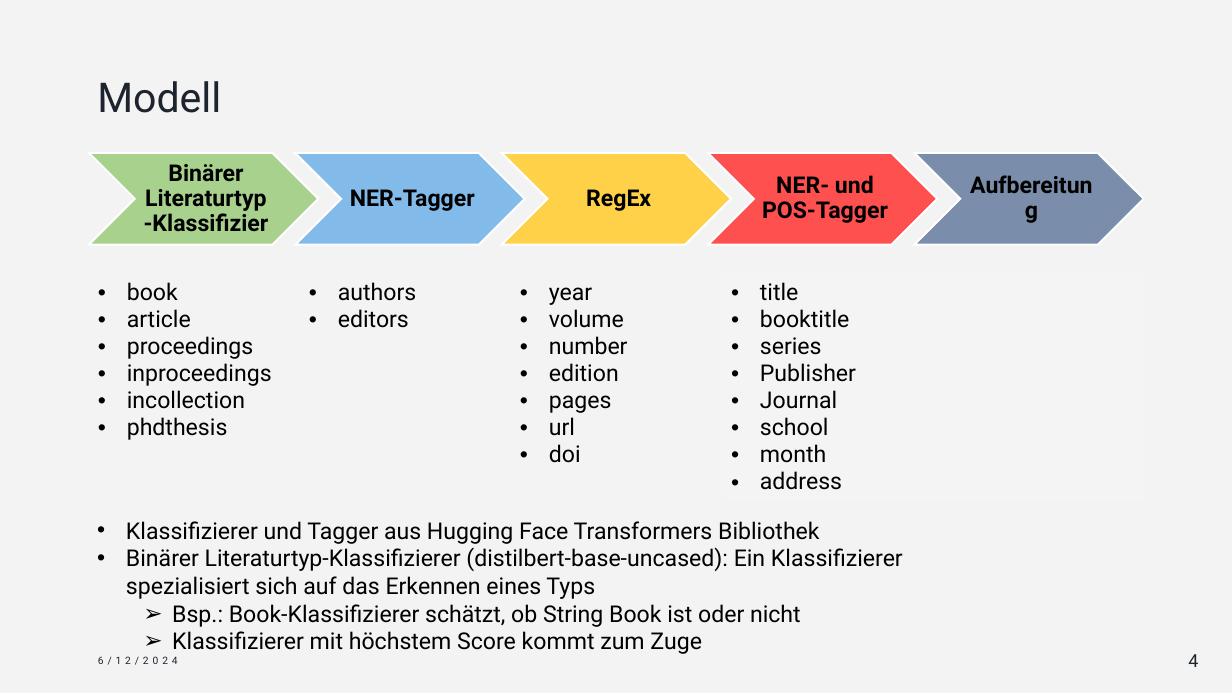
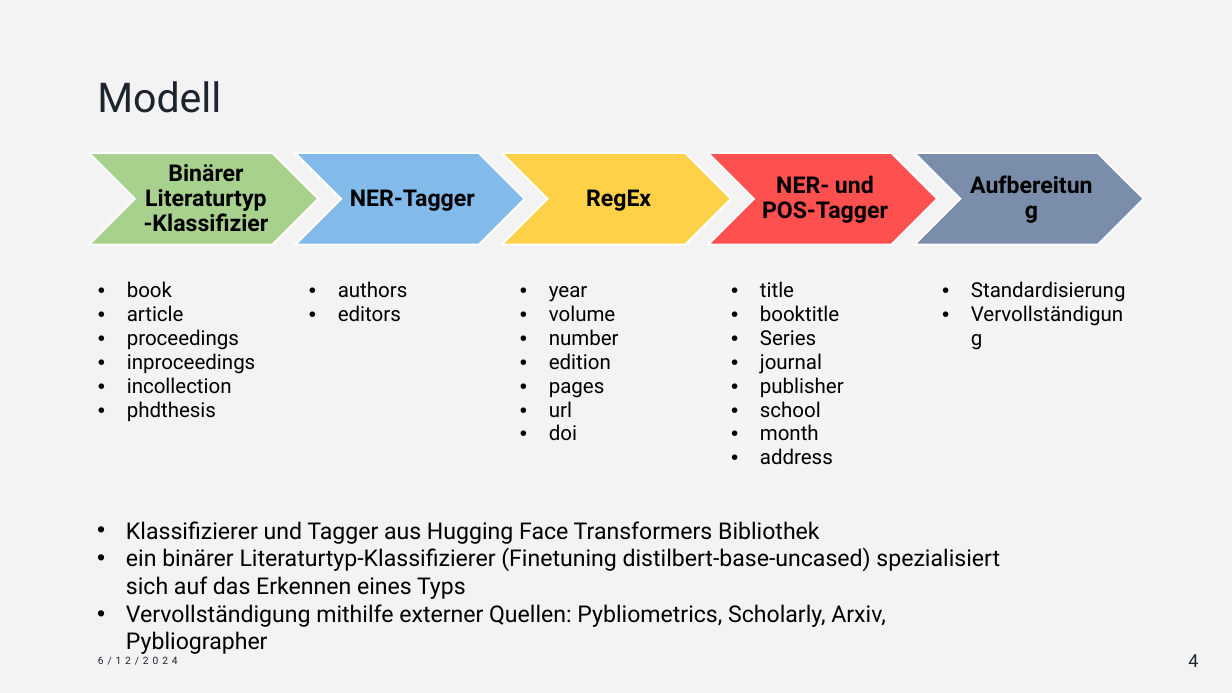
Before and after one commit to LaGit93/bibTexConverter_FaPra63065, a slide deck: slide 4 of Durchstich Vortrag.pptx. Drawn at 1232x693 pixels with LibreOffice and Linux fonts; fonts in the diff are those of the drawing. Boxes give left, top, right and bottom in pixels: in the first picture for what was removed or moved away, otherwise in the second. Text is boxed around its words. In the diff, an @@ line names an element or a change of style, - is before the commit and + after.

```diff
--- a/Durchstich Vortrag.pptx
+++ b/Durchstich Vortrag.pptx
@@ table at [89, 274, 1142, 481] @@
-row 1, column 4: title / booktitle / series / Publisher / Journal / school / month / address
+row 1, column 4: title / booktitle / Series / journal / publisher / school / month / address
-row 1, column 5: 
+row 1, column 5: Standardisierung / Vervollständigung
@@ size 18 to 16 pt in "book", "article", "proceedings", "inproceedings" and 11 more places @@
@@ text at [126, 547, 1000, 627]: text changed @@
-• Binärer Literaturtyp-Klassifizierer (distilbert-base-uncased): Ein Klassifizierer spezialisiert sich auf das Erkennen eines Typs
-  ➢ Bsp.: Book-Klassifizierer schätzt, ob String Book ist oder nicht
-  ➢ Klassifizierer mit höchstem Score kommt zum Zuge
+• ein binärer Literaturtyp-Klassifizierer (Finetuning distilbert-base-uncased) spezialisiert sich auf das Erkennen eines Typs
+• Vervollständigung mithilfe externer Quellen: Pybliometrics, Scholarly, Arxiv, Pybliographer
```
